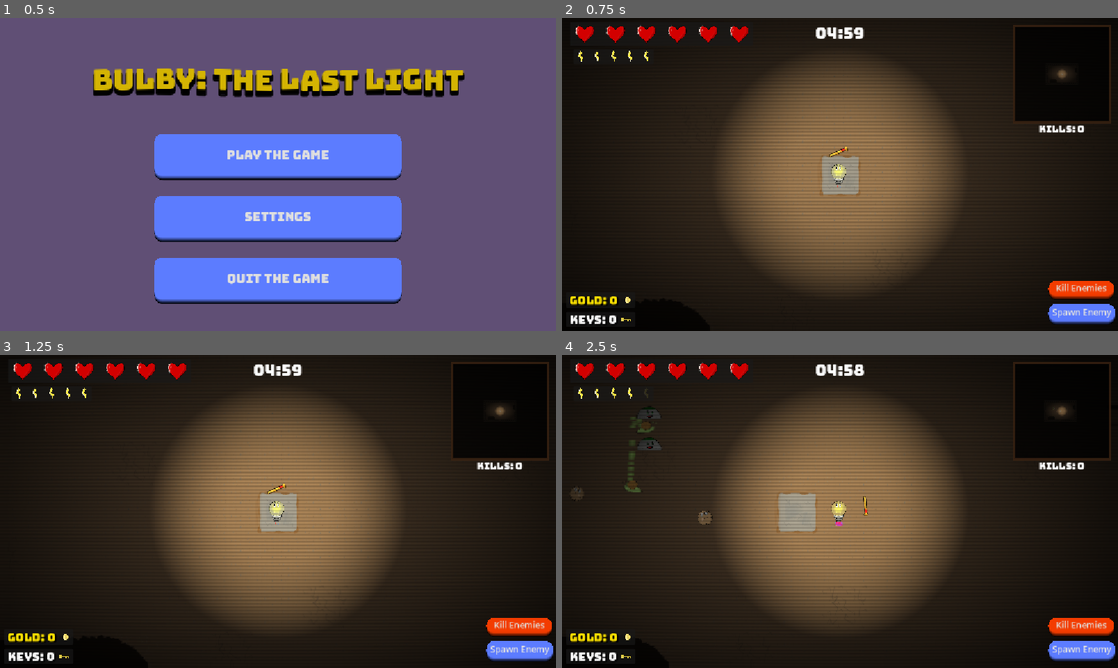
Above: before the commit, frames 1-4 (two rows, left to right).
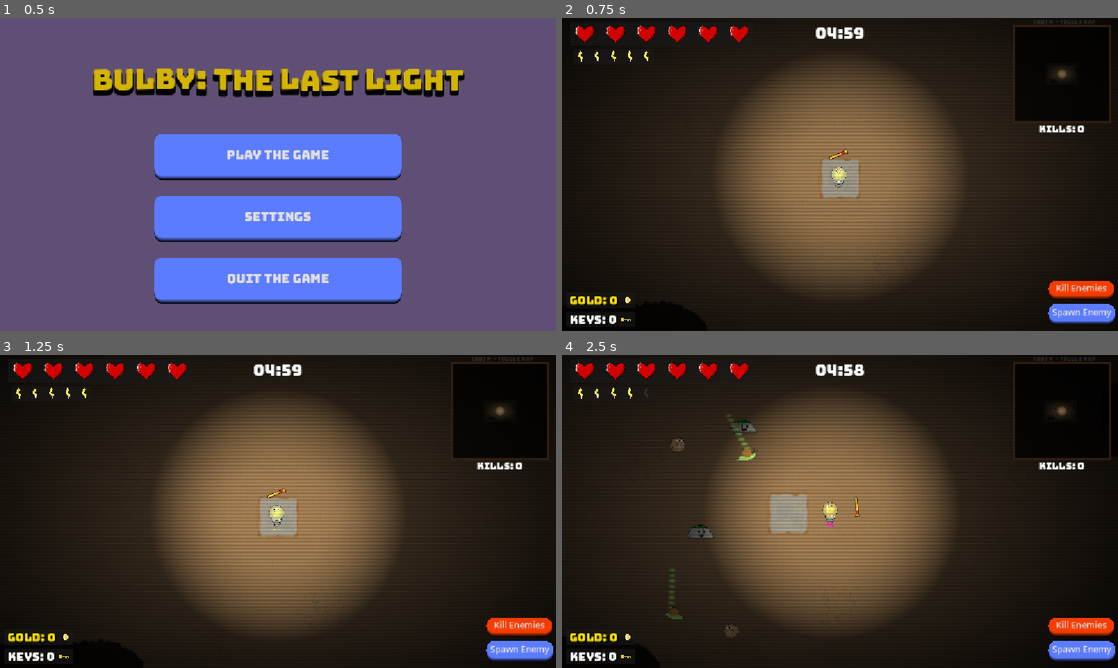
Above: after the commit, the same moments.

Repository: olssonrasmus792-a11y/bindelse-av-isac
Game: Godot game, scene res://Scenes/main_menu.tscn
The game is run twice, just before and just after one commit, with the same random seed, the same clock (stepped at 60 frames per second) and the same inputs.
Inputs (mouse positions are in pixels of both pictures, inside the frame that each line leads up to):
- Up to frame 1 (0.5 s): no input
- Up to frame 2 (0.75 s): click "play the game" at 0.5 s
- Up to frame 3 (1.25 s): no input
- Up to frame 4 (2.5 s): click "Spawn Enemy" at 1.25 s; move the mouse to (962, 495) at 2.02 s; hold D (right) from 2.03 s (still down); hold Space (roll) from 2.03 s (still down); click (962, 495) at 2.17 s

Frame 1 is identical in both runs. In frame 2, 0.3% of the frame differs, in the area x 46-99%, y 0-65%; in frame 3, 0.5%; in frame 4, 1.9%, in the area x 1-99%, y 0-97%.

Commit message:
Interactive map

Diff:
--- a/Scenes/Snail.tscn
+++ b/Scenes/Snail.tscn
@@ -62,3 +62,9 @@
 shape = SubResource("CapsuleShape2D_tny20")
 
 [node name="NavigationAgent2D" type="NavigationAgent2D" parent="."]
+
+[node name="DirectionTimer" type="Timer" parent="."]
+wait_time = 2.0
+autostart = true
+
+[connection signal="timeout" from="DirectionTimer" to="." method="_on_direction_timer_timeout"]
--- a/Scenes/main.tscn
+++ b/Scenes/main.tscn
@@ -13,6 +13,8 @@
 [ext_resource type="Texture2D" uid="uid://hptj7iwfcn87" path="res://Textures/Key.png" id="8_ynf5e"]
 [ext_resource type="Texture2D" uid="uid://bi3cf83ewrg3n" path="res://Textures/coin.png" id="9_d1ilt"]
 [ext_resource type="Script" uid="uid://cn14tvvyu8vmi" path="res://Scripts/upgrade_manager.gd" id="10_hptm8"]
+[ext_resource type="Script" uid="uid://b08mm372hlrqv" path="res://Scripts/full_size_map.gd" id="13_jkdf5"]
+[ext_resource type="Script" uid="uid://seyb3vxbpmw1" path="res://Scripts/full_size_cam.gd" id="14_wsu2k"]
 
 [sub_resource type="ShaderMaterial" id="ShaderMaterial_6bp64"]
 shader = ExtResource("7_6bp64")
@@ -271,29 +273,101 @@
 vertical_alignment = 1
 metadata/_edit_use_anchors_ = true
 
-[node name="SubViewportContainer" type="SubViewportContainer" parent="UI"]
+[node name="Map" type="Control" parent="UI"]
+layout_mode = 3
+anchors_preset = 15
+anchor_right = 1.0
+anchor_bottom = 1.0
+grow_horizontal = 2
+grow_vertical = 2
+mouse_filter = 2
+metadata/_edit_use_anchors_ = true
+
+[node name="Minimap" type="SubViewportContainer" parent="UI/Map"]
+layout_mode = 1
 anchors_preset = -1
 anchor_left = 0.8125
 anchor_top = 0.024691358
 anchor_right = 0.9861111
 anchor_bottom = 0.33333334
-metadata/_edit_use_anchors_ = true
-
-[node name="SubViewport" type="SubViewport" parent="UI/SubViewportContainer"]
+grow_horizontal = 0
+
+[node name="SubViewport" type="SubViewport" parent="UI/Map/Minimap"]
 handle_input_locally = false
 size = Vector2i(200, 200)
 render_target_update_mode = 4
 script = ExtResource("8_344ge")
 
-[node name="Minimap" type="Camera2D" parent="UI/SubViewportContainer/SubViewport"]
+[node name="Minimap" type="Camera2D" parent="UI/Map/Minimap/SubViewport"]
 zoom = Vector2(0.02, 0.02)
 
-[node name="Line2D" type="Line2D" parent="UI/SubViewportContainer"]
-position = Vector2(-936, -16)
-points = PackedVector2Array(936, 16, 936, 216, 1136, 216, 1136, 16)
+[node name="Line2D" type="Line2D" parent="UI/Map/Minimap"]
+position = Vector2(-930.1325, -10.476191)
+scale = Vector2(0.9904753, 0.952381)
+points = PackedVector2Array(939.077, 11, 939.077, 220.99998, 1141.0002, 220.99998, 1141.0002, 11)
 closed = true
 width = 5.0
 default_color = Color(0.24, 0.142, 0.072000004, 1)
+
+[node name="FullSizeMap" type="SubViewportContainer" parent="UI/Map"]
+process_mode = 3
+visible = false
+layout_mode = 1
+anchors_preset = 15
+anchor_right = 1.0
+anchor_bottom = 1.0
+grow_horizontal = 2
+grow_vertical = 2
+stretch = true
+metadata/_edit_use_anchors_ = true
+
+[node name="SubViewport" type="SubViewport" parent="UI/Map/FullSizeMap"]
+handle_input_locally = false
+sdf_scale = 0
+size = Vector2i(1152, 648)
+render_target_update_mode = 0
+script = ExtResource("13_jkdf5")
+
+[node name="FullSizeCam" type="Camera2D" parent="UI/Map/FullSizeMap/SubViewport"]
+zoom = Vector2(0.08, 0.08)
+script = ExtResource("14_wsu2k")
+
+[node name="Line2D" type="Line2D" parent="UI/Map/FullSizeMap"]
+position = Vector2(10.24911, 10.451612)
+scale = Vector2(1.024911, 1.0451612)
+points = PackedVector2Array(-10, -10.000001, 1114, -10.000001, 1114, 610.00006, -10, 610.00006)
+closed = true
+default_color = Color(0.23921569, 0.14117648, 0.07058824, 1)
+
+[node name="Label" type="Label" parent="UI/Map"]
+layout_mode = 1
+anchors_preset = 4
+anchor_top = 0.5
+anchor_bottom = 0.5
+offset_left = 16.0
+offset_top = -316.0
+offset_right = 272.0
+offset_bottom = -244.0
+grow_vertical = 2
+theme_override_fonts/font = ExtResource("8_6iyac")
+text = "Tab / M  -  Toggle map
+LMB + Drag  -  Move camera
+Scroll  -  Zoom"
+
+[node name="Label2" type="Label" parent="UI/Map"]
+layout_mode = 1
+anchors_preset = 4
+anchor_top = 0.5
+anchor_bottom = 0.5
+offset_left = 976.0
+offset_top = -324.0
+offset_right = 1105.0
+offset_bottom = -308.0
+grow_vertical = 2
+theme_override_colors/font_color = Color(1, 1, 1, 0.11764706)
+theme_override_fonts/font = ExtResource("8_6iyac")
+theme_override_font_sizes/font_size = 11
+text = "Tab / M  -  Toggle map"
 
 [node name="UpgradeManager" type="Control" parent="UI" groups=["upgrade_screen"]]
 visible = false
--- a/Scripts/GameState.gd
+++ b/Scripts/GameState.gd
@@ -6,3 +6,4 @@
 var keys := 0
 var gold := 0
 var kills := 0
+var rooms_cleared := 0
--- a/Scripts/camera_2d.gd
+++ b/Scripts/camera_2d.gd
@@ -3,18 +3,43 @@
 @export var shake_decay = 5.0
 @export var max_offset = 20.0
 
+@export var cursor_influence = 0.2   # how much the camera moves toward cursor
+@export var max_cursor_offset = 180.0 # clamp so it doesn't go too far
+@export var follow_smoothness = 8.0   # smoothing
+var cursor_offset := Vector2.ZERO
+
 var shake_strength = 0.0
 
 func _process(delta):
+	# --- Cursor offset ---
+	var mouse_world = get_global_mouse_position()
+	var to_mouse = mouse_world - global_position
+	var target_cursor_offset = to_mouse * cursor_influence
+	var factor = clamp(to_mouse.length() / max_cursor_offset, 0, 1)
+
+	target_cursor_offset = to_mouse.normalized() * factor * max_cursor_offset * cursor_influence
+
+	if to_mouse.length() < 10:
+		target_cursor_offset = Vector2.ZERO
+
+	# Clamp distance
+	to_mouse = to_mouse.limit_length(max_cursor_offset)
+
+	cursor_offset = cursor_offset.lerp(target_cursor_offset, follow_smoothness * delta)
+
+	# --- Shake ---
 	if shake_strength > 0:
 		shake_strength = lerp(shake_strength, 0.0, shake_decay * delta)
 
-		offset = Vector2(
+		var shake_offset = Vector2(
 			randf_range(-1, 1),
 			randf_range(-1, 1)
 		) * shake_strength * max_offset
+
+		offset = cursor_offset + shake_offset
 	else:
-		offset = Vector2.ZERO
+		offset = cursor_offset
 
-func shake(strength = 1.0):
+
+func shake(strength):
 	shake_strength = strength
--- a/Scripts/enemies.gd
+++ b/Scripts/enemies.gd
@@ -26,7 +26,7 @@
 
 func _on_spawn_enemy_pressed() -> void:
 	for x in range(2):
-		spawn_enemy(Vector2(400, 600))
+		spawn_enemy(Vector2(randf_range(400, 1600), randf_range(400, 1600)))
 
 func _on_spawn_enemies_signal(pos) -> void:
 	spawn_enemy(pos)
--- /dev/null
+++ b/Scripts/full_size_cam.gd
@@ -0,0 +1,28 @@
+extends Camera2D
+
+var zoom_speed := 0.1
+var min_zoom := 0.04
+var max_zoom := 2.0
+var drag_speed = 0.8
+
+var dragging := false
+
+func _ready():
+	process_mode = Node.PROCESS_MODE_WHEN_PAUSED
+
+func _input(event):
+	if event is InputEventMouseButton:
+		if event.button_index == MOUSE_BUTTON_LEFT:
+			dragging = event.pressed
+
+		if event.button_index == MOUSE_BUTTON_WHEEL_DOWN:
+			zoom *= (1 - zoom_speed)
+
+		if event.button_index == MOUSE_BUTTON_WHEEL_UP:
+			zoom *= (1 + zoom_speed)
+
+		zoom.x = clamp(zoom.x, min_zoom, max_zoom)
+		zoom.y = zoom.x
+
+	if event is InputEventMouseMotion and dragging:
+		position -= event.relative / zoom.x * drag_speed
--- /dev/null
+++ b/Scripts/full_size_map.gd
@@ -0,0 +1,29 @@
+extends SubViewport
+
+@onready var full_size_cam: Camera2D = $FullSizeCam
+@onready var camera_2d: Camera2D = $"../../../../Player/Camera2D"
+@onready var sub_viewport_container: SubViewportContainer = $".."
+@onready var label: Label = $"../../Label"
+@onready var label_2: Label = $"../../Label2"
+
+var opening
+
+# Called when the node enters the scene tree for the first time.
+func _ready() -> void:
+	world_2d = get_tree().root.world_2d
+	sub_viewport_container.modulate.a = 1
+	sub_viewport_container.visible = false
+	label.visible = false
+	label_2.visible = true
+
+func _unhandled_input(event: InputEvent) -> void:
+	if event.is_action_pressed("map") and (!get_tree().paused or opening):
+		opening = !sub_viewport_container.visible
+
+		sub_viewport_container.visible = opening
+		label.visible = opening
+		label_2.visible = !opening
+		get_tree().paused = opening
+
+		if opening:
+			full_size_cam.global_position = camera_2d.global_position
--- a/Scripts/muddy.gd
+++ b/Scripts/muddy.gd
@@ -2,16 +2,16 @@
 
 @export var explosion_scene = preload("res://Scenes/MuddyExplosion.tscn")
 
-@export var speed := 300
+@export var speed := 250
 @onready var sprite_2d: Sprite2D = $Sprite2D
 @onready var point_light_2d: PointLight2D = $PointLight2D
 
 var direction := Vector2(1, 1).normalized()
 var health = 12
 
-@export var knockback_strength_player = 350
-@export var knockback_strength = 2500
-@export var knockback_duration = 1.5
+@export var knockback_strength_player = 325
+@export var knockback_strength = 2250
+@export var knockback_duration = 1.0
 
 var knockback_velocity := Vector2.ZERO
 var knockback_timer := 0.0
@@ -65,9 +65,7 @@
 func take_damage(damage):
 	health -= damage
 	if health <= 0:
-		emit_signal("enemy_died")
 		explode(self)
-		queue_free()
 
 func apply_knockback(from_position: Vector2):
 	var knockback_direction = (global_position - from_position).normalized()
--- a/Scripts/player.gd
+++ b/Scripts/player.gd
@@ -18,6 +18,7 @@
 @onready var color_timer: Timer = $ColorTimer
 @onready var ambient_light: CanvasModulate = $"../Ambient Light"
 @onready var death_particles: GPUParticles2D = $DeathParticles
+@onready var damage_vignette: TextureRect = $"../UI/DamageVignette"
 
 enum ColorState { YELLOW, RED, GREEN }
 
@@ -49,10 +50,10 @@
 var stamina_icon_size = 20
 
 # Death light effect settings
-var death_light_amplitude = 0.5  # max energy swing
-var death_light_base = 0.0      # min energy
+var death_light_amplitude = 0.6  # max energy swing
+var death_light_base = 0.4      # min energy
 var death_light_time = 0.0       # internal timer
-@export var death_duration = 4.5  # seconds before full death
+@export var death_duration = 4.25  # seconds before full death
 
 var rolling = false
 var roll_speed_mult = 1.5
@@ -291,8 +292,10 @@
 	var death_timer = Timer.new()
 	death_timer.wait_time = death_duration
 	death_particles.amount = 30
+	damage_vignette.modulate.a = 1
 	var tween = create_tween()
 	tween.tween_property(ambient_light, "color", Color(0, 0, 0, 1), death_duration)
+	tween.tween_property(damage_vignette, "modulate:a", 0, death_duration)
 	death_particles.restart()
 	death_timer.one_shot = true
 	add_child(death_timer)
@@ -302,6 +305,15 @@
 func _on_death_timer_timeout():
 	# Player fully dead: turn light off
 	point_light_2d.energy = 0
+	ambient_light.color = Color.BLACK
+
+	for cam in get_tree().get_nodes_in_group("camera"):
+		cam.shake(2.5)
+
+	Engine.time_scale = 0.1
+	await(get_tree().create_timer(0.2).timeout)
+	Engine.time_scale = 1.0
+
 	print("game over!")
 
 	# Stop the game (or pause)
--- a/Scripts/room.gd
+++ b/Scripts/room.gd
@@ -61,6 +61,11 @@
 	color_rect.visible = true
 	camera_normal_zoom = camera.zoom.x
 	camera_map_zoom = camera.zoom.x / 3
+
+func _process(_delta: float) -> void:
+	for player in get_tree().get_nodes_in_group("player"):
+		if player.is_dead:
+			clear_light.visible = false
 
 func doors_finalized():
 	check_doors()
@@ -140,6 +145,8 @@
 
 func on_room_cleared():
 	open_room()
+	GameState.rooms_cleared += 1
+	enemies_per_room = 10 + GameState.rooms_cleared * 2
 
 
 func close_door(door):
--- a/Scripts/snail.gd
+++ b/Scripts/snail.gd
@@ -3,9 +3,10 @@
 @export var explosion_scene = preload("res://Scenes/MuddyExplosion.tscn")
 @export var trail_scene = preload("res://Scenes/snail_trail.tscn")
 
-@export var speed := 150
-@export var chase_speed_mult := 1.5
+@export var speed := 200
+@export var chase_speed_mult := 1.6
 @onready var animated_sprite_2d: AnimatedSprite2D = $AnimatedSprite2D
+@onready var direction_timer: Timer = $DirectionTimer
 
 @onready var player := get_tree().get_first_node_in_group("player")
 @onready var nav_agent: NavigationAgent2D = $NavigationAgent2D
@@ -13,9 +14,9 @@
 var direction := Vector2(1, 1).normalized()
 var health = 16
 
-@export var knockback_strength_player = 250
-@export var knockback_strength = 2000
-@export var knockback_duration = 0.7
+@export var knockback_strength_player = 200
+@export var knockback_strength = 1500
+@export var knockback_duration = 0.6
 
 @export var drop_distance = 20.0
 var last_drop_pos: Vector2
@@ -75,9 +76,7 @@
 	health -= damage
 	flash_red()
 	if health <= 0:
-		emit_signal("enemy_died")
 		explode(self)
-		queue_free()
 
 func apply_knockback(from_position: Vector2):
 	var knockback_direction = (global_position - from_position).normalized()
@@ -110,3 +109,9 @@
 
 	emit_signal("enemy_died")
 	enemy.queue_free()
+
+
+func _on_direction_timer_timeout() -> void:
+	var new_timer = randf_range(2, 5)
+	direction = Vector2(randf_range(-1, 1), randf_range(-1, 1)).normalized()
+	direction_timer.wait_time = new_timer
--- a/Scripts/stoney.gd
+++ b/Scripts/stoney.gd
@@ -2,7 +2,7 @@
 
 @export var explosion_scene = preload("res://Scenes/MuddyExplosion.tscn")
 
-@export var speed := 150
+@export var speed := 250
 @onready var animated_sprite_2d: AnimatedSprite2D = $AnimatedSprite2D
 @onready var color_rect: ColorRect = $ColorRect
 @onready var color_rect_2: ColorRect = $ColorRect2
@@ -14,8 +14,8 @@
 var health = 20
 
 @export var knockback_strength_player = 200
-@export var knockback_strength = 2000
-@export var knockback_duration = 0.7
+@export var knockback_strength = 1250
+@export var knockback_duration = 0.5
 
 var current_knockback := Vector2.ZERO
 var knockback_velocity := Vector2.ZERO
@@ -67,9 +67,7 @@
 	health -= damage
 	flash_red()
 	if health <= 0:
-		emit_signal("enemy_died")
 		explode(self)
-		queue_free()
 
 func apply_knockback(from_position: Vector2):
 	var knockback_direction = (global_position - from_position).normalized()
--- a/Scripts/sub_viewport.gd
+++ b/Scripts/sub_viewport.gd
@@ -1,7 +1,7 @@
 extends SubViewport
 
 @onready var minimap: Camera2D = $Minimap
-@onready var camera_2d: Camera2D = $"../../../Player/Camera2D"
+@onready var camera_2d: Camera2D = $"../../../../Player/Camera2D"
 @onready var sub_viewport_container: SubViewportContainer = $".."
 
 # Called when the node enters the scene tree for the first time.
@@ -13,7 +13,3 @@
 # Called every frame. 'delta' is the elapsed time since the previous frame.
 func _process(_delta: float) -> void:
 	minimap.position = camera_2d.global_position
-
-func _input(event: InputEvent) -> void:
-	if event.is_action_pressed("map"):
-		sub_viewport_container.visible = !sub_viewport_container.visible
Not shown: 1 places in Scenes/main.tscn that only renumber resources
Not shown, added: Scripts/full_size_cam.gd.uid
Not shown, added: Scripts/full_size_map.gd.uid
